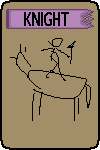
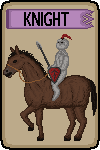
Layers edited between the first and the second 100×150 image:
painted on "drawing" over [3, 34, 97, 141]
painted on "background" over [5, 5, 95, 145]
